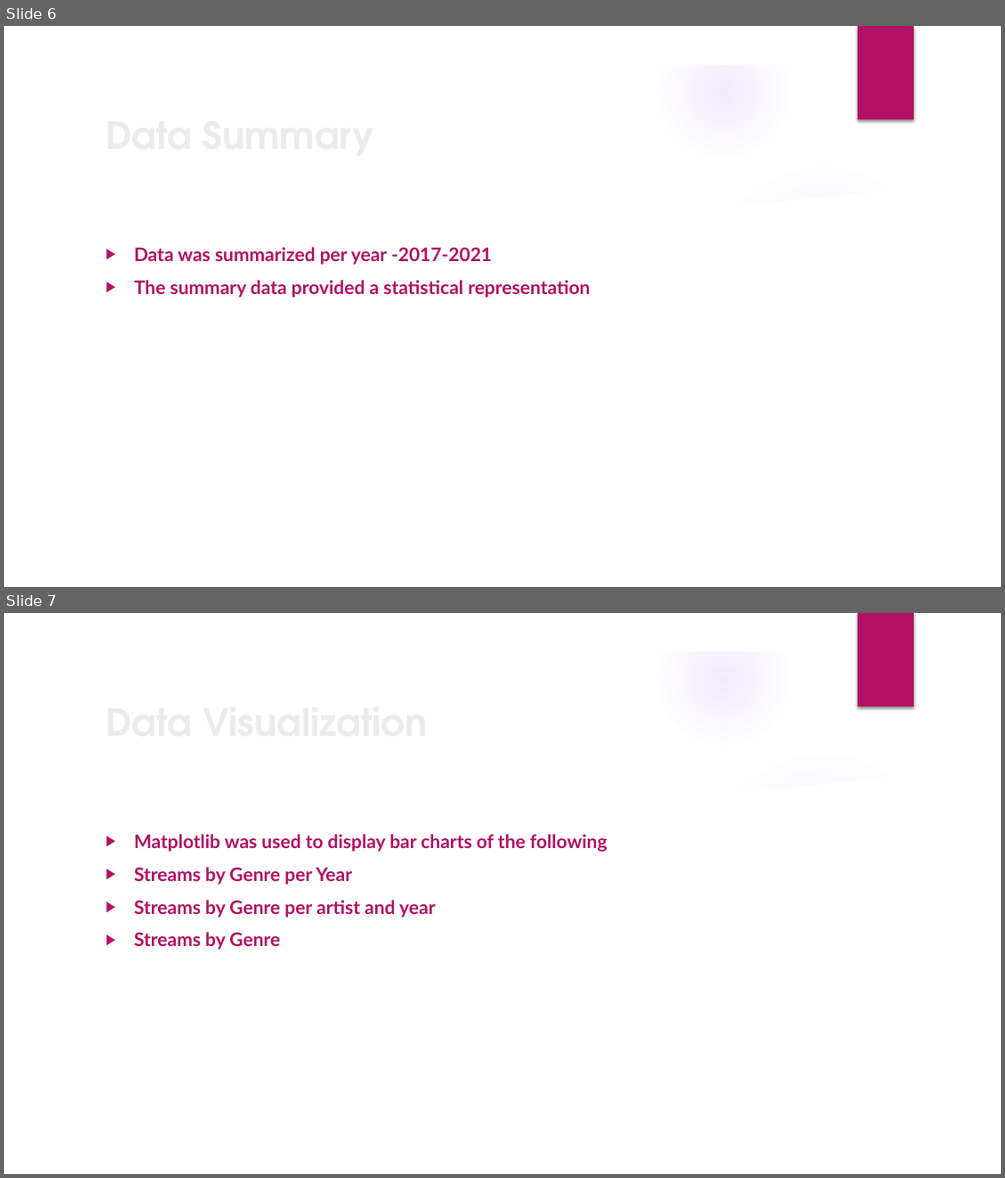
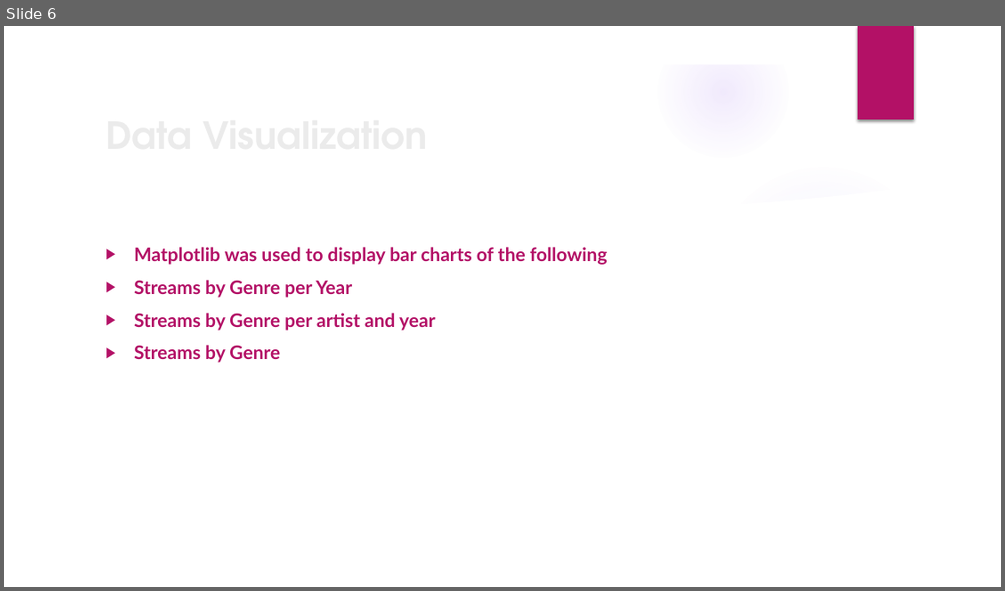
Before and after one commit to The-Music-Notes/Music_Data, a slide deck: Music Notes 2024.pptx. Shown one above the other, each under a label of ours: slides 6 and 7 before the commit, slide 6 after it. The pictures are 1005x1178 and 1005x591 pixels, drawn with LibreOffice and Linux fonts; fonts in the diff are those of the drawing; background and template pictures are left out. Boxes give left, top, right and bottom in pixels: in the first picture for what was removed or moved away, otherwise in the second. Text is boxed around its words. In the diff, an @@ line names an element or a change of style, - is before the commit and + after.

```diff
--- a/Music Notes 2024.pptx
+++ b/Music Notes 2024.pptx
@@ slide 6 removed at (4, 26, 1001, 587), background picture (left out); not listed: 9 template elements that a slide beside it also shows @@
@@ title removed at (98, 105, 815, 163) @@
-Data Summary
@@ text removed at (134, 247, 590, 297) @@
-▶ Data was summarized per year -2017-2021
-▶ The summary data provided a statistical representation
@@ what was slide 7 is now slide 6 @@
```
Also in this commit, not shown: 4 slides changed, 2 slides added.
